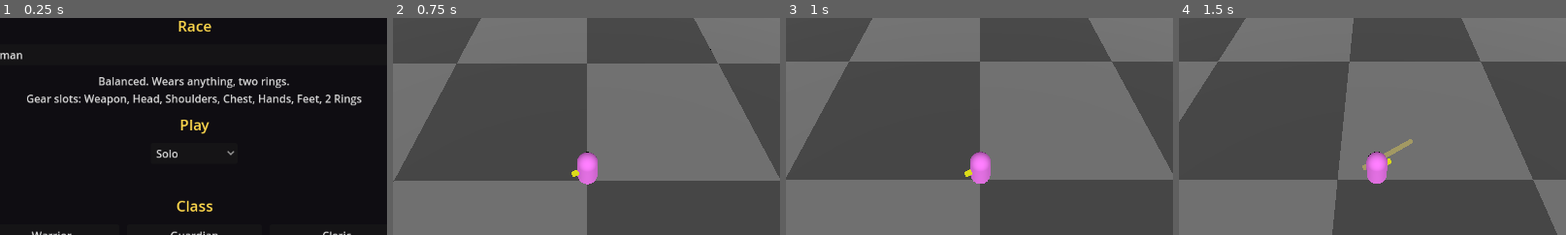
Above: before the commit, frames 1-4 (left to right).
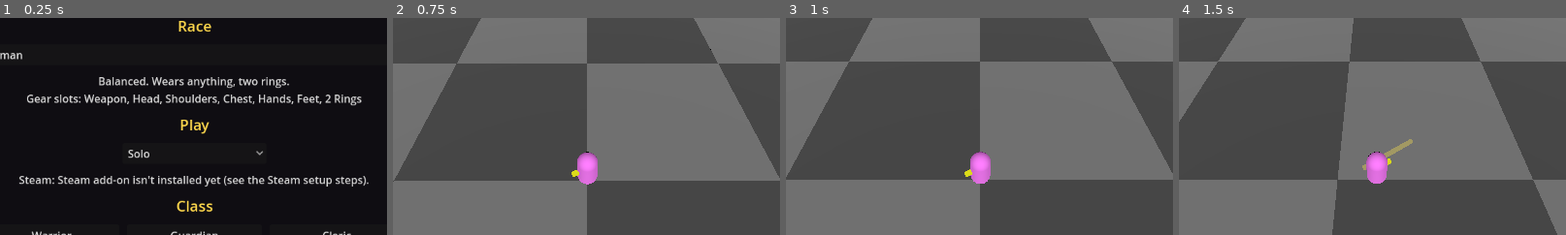
Above: after the commit, the same moments.

Repository: Zietgeist/Exultation
Game: Godot game, scene res://ClassSelect.tscn
Same seed, same stepped clock (60 frames per second), same inputs: the game is played once before the commit and once after it.
Inputs (mouse positions are % of the whole screen's width and height, from its top left):
- Up to frame 1 (0.25 s): no input
- Up to frame 2 (0.75 s): click "Warrior (Damage)" at 0.5 s
- Up to frame 3 (1 s): no input
- Up to frame 4 (1.5 s): tap Enter at 1.25 s; move the mouse to (72, 45) at 1.27 s; hold Right (ui_right) from 1.28 s (still down); tap F at 1.35 s; click (72, 45) at 1.42 s
The pictures show only the part of the screen within x 25-75%, y 31-80%; the shares and areas given below are measured in that part.

The runs differ from the first frame. In frame 1, 2.1% of the frame differs, in the area x 5-96%, y 60-78%; in frame 2, nothing differs; in frame 3, nothing differs; in frame 4, nothing differs.

Commit message:
Steam co-op ready for the GodotSteam add-on: start screen "Host on Steam (friends)" / "Join a Steam friend"; friends-only lobby, invite window (F7), joining by invite or friends list; test app ID 480 (steam_appid.txt). Without the add-on Steam options are greyed out and everything else works.
Co-Authored-By: Claude Opus 5.5 <noreply@anthropic.com>
Claude-Session: https://claude.ai/code/session_013yxoaHLvU2gzuZEUgoi9o3

Diff:
--- a/class_select.gd
+++ b/class_select.gd
@@ -15,6 +15,12 @@
 var ip_box: LineEdit
 var net_status: Label
 var _waiting = false
+const MODES = ["Solo", "Host on Steam (friends)", "Join a Steam friend", "Host by address", "Join by address"]
+const SOLO = 0
+const STEAM_HOST = 1
+const STEAM_JOIN = 2
+const ADDR_HOST = 3
+const ADDR_JOIN = 4
 var _world_ids = []
 
 
@@ -63,9 +69,14 @@
 	net_row.add_theme_constant_override("separation", 12)
 	box.add_child(net_row)
 	play_mode = OptionButton.new()
-	for t in ["Solo", "Host a game", "Join a game"]:
+	for t in MODES:
 		play_mode.add_item(t)
-	play_mode.item_selected.connect(func(_i): ip_box.visible = play_mode.selected == 2)
+	if not SteamLink.available():	# grey out Steam until the add-on is in and Steam is running
+		play_mode.set_item_disabled(STEAM_HOST, true)
+		play_mode.set_item_disabled(STEAM_JOIN, true)
+		play_mode.set_item_tooltip(STEAM_HOST, SteamLink.why_not())
+		play_mode.set_item_tooltip(STEAM_JOIN, SteamLink.why_not())
+	play_mode.item_selected.connect(_on_mode)
 	net_row.add_child(play_mode)
 	ip_box = LineEdit.new()
 	ip_box.placeholder_text = "Host's address (blank = this PC)"
@@ -73,7 +84,13 @@
 	ip_box.visible = false
 	net_row.add_child(ip_box)
 	net_status = _text(box)
+	if not SteamLink.available():
+		net_status.text = "Steam: " + SteamLink.why_not()
 	Net.status.connect(func(t): net_status.text = t)
+	SteamLink.invite_waiting.connect(_on_invite)
+	SteamLink.lobby_ready.connect(func(): get_tree().change_scene_to_file("res://Home.tscn"))
+	if SteamLink.pending_lobby != 0:
+		_on_invite.call_deferred()
 
 	_title(box, "Class", 22)
 	# One button per class file (classes/*.json and mods). Hover to read about it, click to play.
@@ -105,9 +122,13 @@
 	var class_id = ""
 	for arg in OS.get_cmdline_user_args() + OS.get_cmdline_args():
 		if arg == "--host":
-			play_mode.select(1)
+			play_mode.select(ADDR_HOST)
+		elif arg == "--steam-host":
+			play_mode.select(STEAM_HOST)
+		elif arg == "--steam-join":
+			play_mode.select(STEAM_JOIN)
 		elif arg.begins_with("--join"):
-			play_mode.select(2)
+			play_mode.select(ADDR_JOIN)
 			ip_box.visible = true
 			ip_box.text = arg.get_slice("=", 1) if "=" in arg else ""
 		elif arg.begins_with("--class="):
@@ -164,15 +185,40 @@
 	GameState.player_class = class_id
 	Crafting.ensure_slots()
 	match play_mode.selected:
-		1:	# host: start the server, then play as normal (friends join you)
+		STEAM_HOST:	# make a Steam lobby; the game starts when it's ready (lobby_ready)
+			_waiting = true
+			SteamLink.host_lobby()
+			return
+		STEAM_JOIN:	# join the friend who invited me (or wait for an invite)
+			_waiting = true
+			if SteamLink.pending_lobby != 0:
+				SteamLink.join_lobby(SteamLink.pending_lobby)
+			else:
+				net_status.text = "Waiting for an invite. Ask your friend to press F7 and invite you,\nor right-click them in your Steam friends list > Join Game."
+			return
+		ADDR_HOST:	# start the server, then play as normal (friends join you)
 			if not Net.host():
 				net_status.text = "Couldn't host. See the error log."
 				return
-		2:	# join: connect, then the host brings you to where they are
+		ADDR_JOIN:	# connect, then the host brings you to where they are
 			if Net.join(ip_box.text.strip_edges()):
 				_waiting = true
 			return
 	get_tree().change_scene_to_file("res://Home.tscn")
+
+
+func _on_mode(i: int):
+	ip_box.visible = i == ADDR_JOIN
+
+
+## A Steam invite came in while on this screen.
+func _on_invite():
+	play_mode.select(STEAM_JOIN)
+	_on_mode(STEAM_JOIN)
+	if _waiting and play_mode.selected == STEAM_JOIN:	# already picked a class: go
+		SteamLink.join_lobby(SteamLink.pending_lobby)
+	else:
+		net_status.text = "A friend invited you! Pick your class to join them."
 
 
 func _title(box: VBoxContainer, t: String, size: int):
--- a/net.gd
+++ b/net.gd
@@ -88,6 +88,15 @@
 	return true
 
 
+## Start online play with a ready-made connection (Steam uses this; see steam_link.gd).
+func start_with_peer(peer: MultiplayerPeer, as_host: bool):
+	multiplayer.multiplayer_peer = peer
+	mode = "host" if as_host else "client"
+	if as_host:
+		players = {1: _my_info()}
+	get_window().title = "Exultation - " + ("Host" if as_host else "Joined")
+
+
 func leave():
 	if multiplayer.multiplayer_peer:
 		multiplayer.multiplayer_peer.close()
@@ -97,6 +106,7 @@
 	puppets.clear()
 	mirrors.clear()
 	enemies.clear()
+	SteamLink.leave_lobby()
 
 
 func _fail(text: String):
--- a/project.godot
+++ b/project.godot
@@ -16,6 +16,7 @@
 Crafting="*res://crafting.gd"
 Classes="*res://ClassManager.gd"
 Net="*res://net.gd"
+SteamLink="*res://steam_link.gd"
 
 [global_group]
 
--- /dev/null
+++ b/steam_link.gd
@@ -0,0 +1,191 @@
+extends Node
+## Autoload "SteamLink": play with friends through Steam (invites, no router setup).
+##
+## Needs the GodotSteam add-on (GDExtension, "GodotSteam" in Godot's AssetLib) in addons/godotsteam.
+## Without it everything else still works: the start screen just says Steam isn't installed.
+##
+## How it works:
+##   Host:  makes a friends-only Steam lobby, opens the Steam invite window, then hosts over Steam.
+##   Join:  accept a friend's invite (or right-click them in Steam > Join Game). The game joins
+##          their lobby and connects to the lobby owner (the host).
+## Press F7 in game (host) to open the Steam invite window again.
+##
+## APP_ID 480 = Valve's free test app ("Spacewar"). Change it when you get your own App ID.
+
+const APP_ID = 480
+const LOBBY_FRIENDS_ONLY = 1	# Steam.LOBBY_TYPE_FRIENDS_ONLY
+const RESULT_OK = 1				# Steam's "OK" result for a new lobby
+const JOIN_OK = 1				# Steam's "success" when entering a lobby
+const GAME_TAG = "exultation"	# marks our lobbies (app 480 is shared by many test games)
+
+signal lobby_ready		# host: lobby made, hosting over Steam
+signal invite_waiting	# someone invited me while I was on the start screen
+
+var steam = null		# the GodotSteam singleton, or null if the add-on isn't installed
+var ready_ok := false	# Steam is running and logged in
+var lobby_id := 0
+var pending_lobby := 0	# invite accepted on the start screen: join after picking a class
+var _hosting := false
+
+# Tests can swap these to fake Steam's connection with a local one.
+var make_host_peer: Callable
+var make_client_peer: Callable
+
+
+func _init():
+	make_host_peer = _steam_host_peer
+	make_client_peer = _steam_client_peer
+
+
+func _ready():
+	if Engine.has_singleton("Steam"):
+		start(Engine.get_singleton("Steam"))
+	else:
+		print("Steam: GodotSteam add-on not installed (online play by address still works)")
+
+
+## Hook up to Steam (or a stand-in when testing).
+func start(steam_object):
+	steam = steam_object
+	var r = steam.steamInitEx(APP_ID, true)	# true = Steam callbacks run automatically
+	if typeof(r) != TYPE_DICTIONARY or r.get("status", 1) != 0:
+		ErrorLog.warn("Steam didn't start: %s. Is the Steam app running and logged in?" % [r])
+		return
+	ready_ok = true
+	steam.connect("lobby_created", _on_lobby_created)
+	steam.connect("lobby_joined", _on_lobby_joined)
+	steam.connect("join_requested", _on_join_requested)
+	print("Steam ready: logged in as ", steam.getPersonaName())
+	# Started by accepting an invite while the game was closed: Steam adds "+connect_lobby <id>"
+	var args = OS.get_cmdline_args()
+	var i = args.find("+connect_lobby")
+	if i >= 0 and i + 1 < args.size():
+		pending_lobby = int(args[i + 1])
+		invite_waiting.emit()
+
+
+## Steam is usable right now (add-on installed, Steam running, peer type available).
+func available() -> bool:
+	return ready_ok
+
+
+func why_not() -> String:
+	if steam == null:
+		return "Steam add-on isn't installed yet (see the Steam setup steps)."
+	return "Steam isn't running or isn't logged in."
+
+
+# ---------------- Host ----------------
+
+func host_lobby():
+	if not available():
+		ErrorLog.warn("Can't host on Steam: " + why_not())
+		return
+	_hosting = true
+	Net.status.emit("Making a Steam lobby...")
+	steam.createLobby(LOBBY_FRIENDS_ONLY, Net.MAX_PLAYERS)
+
+
+func _on_lobby_created(result: int, new_lobby_id: int):
+	if result != RESULT_OK:
+		ErrorLog.fail("Steam couldn't make a lobby (result %d)" % result)
+		Net.status.emit("Steam couldn't make a lobby.")
+		_hosting = false
+		return
+	lobby_id = new_lobby_id
+	steam.setLobbyData(lobby_id, "game", GAME_TAG)
+	steam.setLobbyJoinable(lobby_id, true)
+	var peer = make_host_peer.call()
+	if peer == null:
+		return
+	Net.start_with_peer(peer, true)
+	print("Steam lobby %d ready, hosting over Steam" % lobby_id)
+	lobby_ready.emit()
+	invite_friends()
+
+
+## Opens Steam's invite window (Shift+Tab overlay must be on in Steam).
+func invite_friends():
+	if available() and lobby_id != 0:
+		steam.activateGameOverlayInviteDialog(lobby_id)
+
+
+func _unhandled_input(event):
+	if event is InputEventKey and event.pressed and not event.echo and event.keycode == KEY_F7:
+		if Net.is_host() and lobby_id != 0:
+			invite_friends()
+
+
+# ---------------- Join ----------------
+
+## A friend's invite was accepted (or "Join Game" in the Steam friends list).
+func _on_join_requested(requested_lobby: int, _friend_id: int):
+	var scene = get_tree().current_scene
+	if scene and scene.scene_file_path == "res://ClassSelect.tscn":
+		pending_lobby = requested_lobby	# pick a class first
+		invite_waiting.emit()
+		return
+	if Net.is_online():
+		Net.leave()
+	join_lobby(requested_lobby)
+
+
+func join_lobby(id: int):
+	if not available():
+		ErrorLog.warn("Can't join on Steam: " + why_not())
+		return
+	pending_lobby = 0
+	_hosting = false
+	Net.status.emit("Joining your friend's Steam lobby...")
+	steam.joinLobby(id)
+
+
+func _on_lobby_joined(joined_lobby: int, _permissions: int, _locked: bool, response: int):
+	if _hosting:
+		return	# that's my own lobby (the owner also "joins" it)
+	if response != JOIN_OK:
+		ErrorLog.warn("Couldn't join the Steam lobby (response %d). It may be full or closed." % response)
+		Net.status.emit("Couldn't join that lobby.")
+		return
+	lobby_id = joined_lobby
+	var owner_id = steam.getLobbyOwner(lobby_id)
+	var peer = make_client_peer.call(owner_id)
+	if peer == null:
+		return
+	Net.start_with_peer(peer, false)
+	Net.status.emit("Connecting to the host over Steam...")
+
+
+func leave_lobby():
+	if available() and lobby_id != 0:
+		steam.leaveLobby(lobby_id)
+	lobby_id = 0
+	_hosting = false
+
+
+# ---------------- Steam connections ----------------
+
+func _steam_host_peer():
+	if not ClassDB.class_exists("SteamMultiplayerPeer"):
+		ErrorLog.fail("GodotSteam is installed but has no SteamMultiplayerPeer. Use GodotSteam 4.16 or newer (GDExtension).")
+		return null
+	var peer = ClassDB.instantiate("SteamMultiplayerPeer")
+	var err = peer.create_host(0)
+	if err != OK:
+		ErrorLog.fail("Steam hosting failed (error %d)" % err)
+		return null
+	peer.server_relay = true
+	return peer
+
+
+func _steam_client_peer(owner_id: int):
+	if not ClassDB.class_exists("SteamMultiplayerPeer"):
+		ErrorLog.fail("GodotSteam is installed but has no SteamMultiplayerPeer. Use GodotSteam 4.16 or newer (GDExtension).")
+		return null
+	var peer = ClassDB.instantiate("SteamMultiplayerPeer")
+	var err = peer.create_client(owner_id, 0)
+	if err != OK:
+		ErrorLog.fail("Steam joining failed (error %d)" % err)
+		return null
+	peer.server_relay = true
+	return peer
Not shown, added: steam_appid.txt
